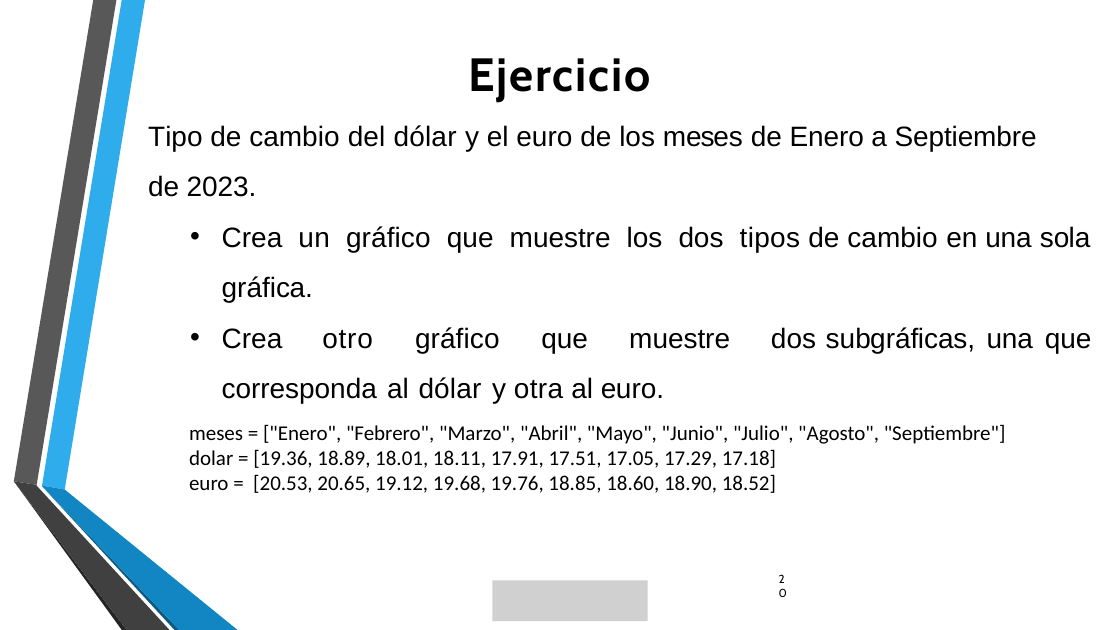
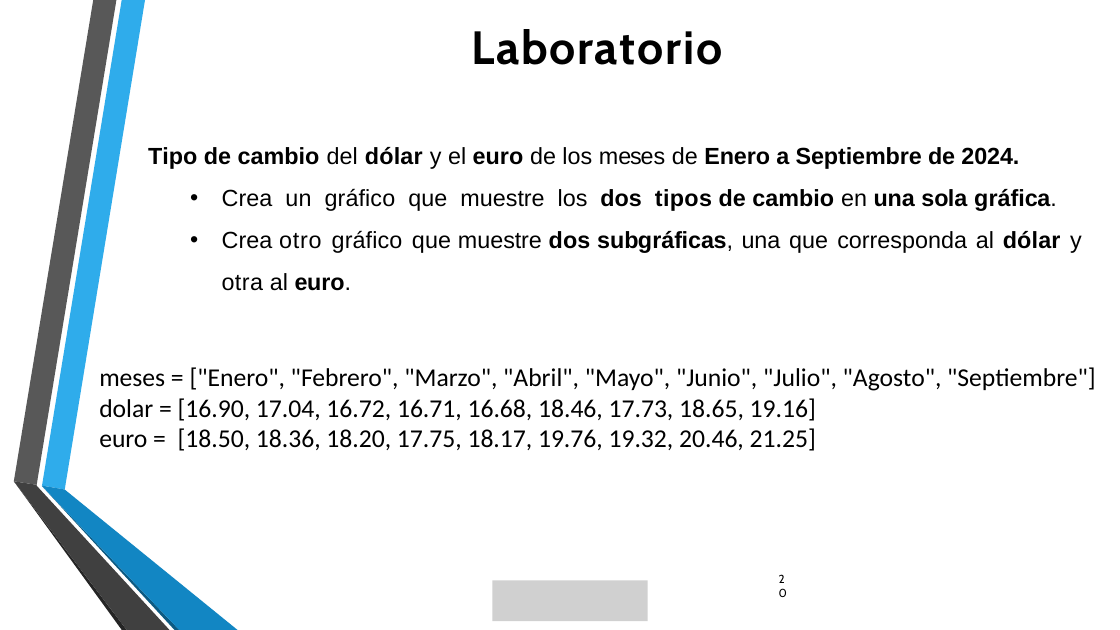
Before and after one commit to lizetheP/Programacion, a slide deck: slide 18 of CalendarioAgo2024/presentaciones/9_GraficasMatplotlib.pptx (slide 19 before the commit). Drawn at 1120x630 pixels with LibreOffice and Linux fonts; fonts in the diff are those of the drawing; grey boxes stand for pictures; background and template pictures are left out. Boxes give left, top, right and bottom in pixels: in the first picture for what was removed or moved away, otherwise in the second. Text is boxed around its words. In the diff, an @@ line names an element or a change of style, - is before the commit and + after.

```diff
--- a/CalendarioAgo2024/presentaciones/9_GraficasMatplotlib.pptx
+++ b/CalendarioAgo2024/presentaciones/9_GraficasMatplotlib.pptx
@@ title at [471,29,722,65]: text changed @@
-Ejercicio
+Laboratorio
@@ text "Tipo de cambio del dólar ...": place and size @@
-text "Tipo de cambio del dólar ..." at [148,125,1092,403]
+text "Tipo de cambio del dólar ..." at [148,147,1082,291]
@@ text at [148,147,1019,169]: text changed; size 24 to 20 pt; bold on @@
-Tipo de cambio del dólar y el euro de los meses de Enero a Septiembre de 2023.
+Tipo de cambio del dólar y el euro de los meses de Enero a Septiembre de 2024.
@@ text at [222,188,1082,291]: size 24 to 20 pt in "Crea un gráfico que muestre los dos ...", "Crea otro gráfico que muestre dos subgráficas, ..."; bold on in "dos tipos de cambio una sola gráfica.", "dos subgráficas, dólar euro." @@
@@ text "meses = ["Enero", "Febrero", "Marzo", ...": place and size @@
-text "meses = ["Enero", "Febrero", "Marzo", ..." at [189,424,1006,493]
+text "meses = ["Enero", "Febrero", "Marzo", ..." at [99,367,1096,451]
@@ text at [99,367,1096,391]: size 18 to 22 pt in "meses = ["Enero", "Febrero", "Marzo", "Abril", "Mayo", ..." @@
@@ text at [99,398,816,451]: text changed; size 18 to 22 pt @@
-dolar = [19.36, 18.89, 18.01, 18.11, 17.91, 17.51, 17.05, 17.29, 17.18]
-euro = [20.53, 20.65, 19.12, 19.68, 19.76, 18.85, 18.60, 18.90, 18.52]
+dolar = [16.90, 17.04, 16.72, 16.71, 16.68, 18.46, 17.73, 18.65, 19.16]
+euro = [18.50, 18.36, 18.20, 17.75, 18.17, 19.76, 19.32, 20.46, 21.25]
```
Also in this commit, not shown: 8 other slides changed, 1 slide removed, 11 other files.
